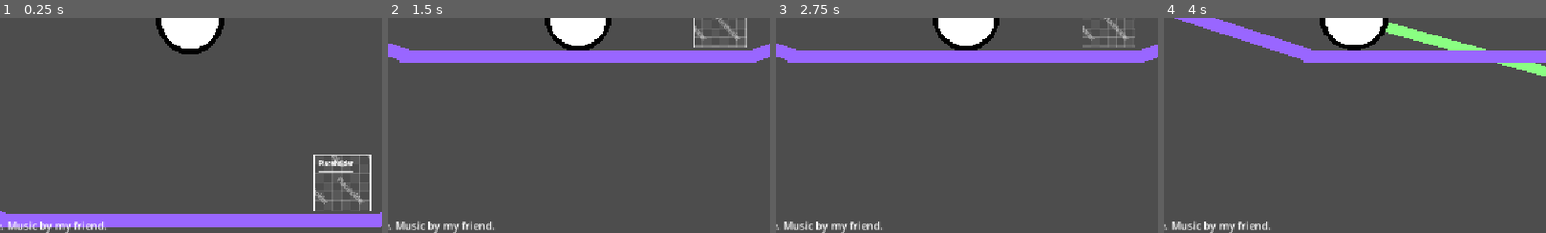
Above: before the commit, frames 1-4 (left to right).
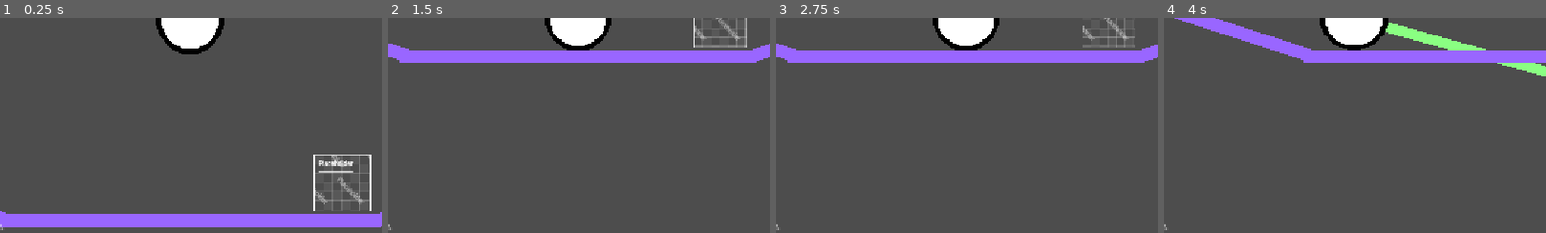
Above: after the commit, the same moments.

Repository: theeggswork/Goofball-Golfers
Game: Godot game, scene res://Levels/Testmap.tscn
Same seed, same stepped clock (60 frames per second), same inputs: the game is played once before the commit and once after it. Before the commit the project starts from res://Tscn/Testmap.tscn.
Inputs (mouse positions are % of the whole screen's width and height, from its top left):
- Up to frame 1 (0.25 s): no input
- Up to frame 2 (1.5 s): move the mouse to (72, 45) at 0.52 s; press the mouse at (72, 45) at 0.53 s; move the mouse to (30, 55) at 1.27 s; release the mouse at (30, 55) at 1.28 s; hold Space (SlamDown) from 1.28 s (still down); tap Z (activatefrenzy) at 1.35 s
- Up to frame 3 (2.75 s): move the mouse to (60, 28) at 2.02 s; release Space (SlamDown) at 2.03 s; press the mouse at (60, 28) at 2.03 s
- Up to frame 4 (4 s): tap Enter at 2.75 s; move the mouse to (45, 70) at 2.77 s; release the mouse at (45, 70) at 2.78 s; tap Z (activatefrenzy) at 2.85 s; move the mouse to (80, 65) at 3.52 s; press the mouse at (80, 65) at 3.53 s; hold Space (SlamDown) from 3.53 s (still down)
The pictures show only the part of the screen within x 25-75%, y 50-100%; the shares and areas given below are measured in that part.

The runs differ from the first frame. In frame 1, 0.6% of the frame differs, in the area x 2-28%, y 94-100%; in frame 2, 0.6%; in frame 3, 0.6%; in frame 4, 0.6%.

Commit message:
scrollthing.exe

Diff:
--- a/Tscn/Testmap.tscn
+++ b/Levels/Testmap.tscn
@@ -4,6 +4,7 @@
 [ext_resource type="PackedScene" uid="uid://cefcleb22ylx6" path="res://Tscn/PlaceholderObject.tscn" id="2_yc6sp"]
 [ext_resource type="PackedScene" uid="uid://cxrbn0ge4ms6h" path="res://Tscn/WinCondition.tscn" id="3_4pc0y"]
 [ext_resource type="PackedScene" uid="uid://drv416k5abko7" path="res://Tscn/HUD.tscn" id="4_wtpe1"]
+[ext_resource type="PackedScene" uid="uid://dkh2kknuu37u" path="res://Tscn/Level_Completed.tscn" id="5_h0lgg"]
 
 [node name="Testmap" type="Node2D" unique_id=581708526]
 
@@ -43,3 +44,6 @@
 position = Vector2(269, 320)
 
 [node name="HUD" parent="." unique_id=2069383963 instance=ExtResource("4_wtpe1")]
+
+[node name="Level_Completed" parent="." unique_id=625890091 instance=ExtResource("5_h0lgg")]
+visible = false
--- a/Scripts/GolfScript.gd
+++ b/Scripts/GolfScript.gd
@@ -1,7 +1,10 @@
 extends RigidBody2D
+# now for a lot of variable init which looks VERY VERY VERY confusing
 @onready var cam = $Camera2D
 @onready var line = get_tree().current_scene.get_node("Player/Line2D")
 @onready var wincond = get_tree().current_scene.get_node("WinCondition")
+@onready var lvlcompleted = get_tree().current_scene.get_node("Level_Completed")
+@onready var lvlcompletedcontrol = get_tree().current_scene.get_node("Level_Completed/Control")
 @onready var winaudio = $WinAudio
 @onready var bgmusic = $BackgroundMusic
 var mat = PhysicsMaterial.new()
@@ -16,6 +19,7 @@
 var timetaken = 0
 # Called when the node enters the scene tree for the first time.
 func _ready() -> void:
+	lvlcompleted.hide()
 	add_to_group("Player")
 	mat.bounce = 0.3
 	mat.friction = 0
@@ -85,6 +89,7 @@
 	line.add_point(line.to_local(start_pos))
 	line.add_point(line.to_local(end_pos))
 func flag_reached():
+	cam.zoom = Vector2(1,1)
 	var tween = create_tween()
 	gamefunc_enabled = false
 	scale = Vector2.ONE
@@ -95,3 +100,5 @@
 	tween = create_tween()
 	tween.tween_property(self, "modulate:a", 0.0, 1.0)
 	winaudio.play()
+	lvlcompleted.show()
+	lvlcompletedcontrol.flag_reached()
--- /dev/null
+++ b/Scripts/LevelCompleted.gd
@@ -0,0 +1,29 @@
+extends Control
+@onready var player = get_tree().current_scene.get_node("Player")
+@onready var hud = get_tree().current_scene.get_node("HUD")
+var setup = Setup.new()
+# Called when the node enters the scene tree for the first time.
+func _ready() -> void:
+	pass # Replace with function body.
+
+
+# Called every frame. 'delta' is the elapsed time since the previous frame.
+func _process(delta: float) -> void:
+	pass
+
+func flag_reached():
+	hud.hide()
+	position.x = 0
+	position.y = -300
+	var tween = create_tween()
+	tween.tween_property(self, "position", Vector2(0, 0), 2)\
+	.set_trans(Tween.TRANS_BOUNCE)\
+	.set_ease(Tween.EASE_OUT)
+
+
+func _on_next_level_button_up() -> void:
+	if setup.LevelPointer + 1 < setup.LevelList.size():
+		setup.LevelPointer += 1
+	else:
+		setup.LevelPointer = 0
+	get_tree().change_scene_to_file(setup.LevelList[setup.LevelPointer])
--- /dev/null
+++ b/Scripts/Scroll.gdshader
@@ -0,0 +1,16 @@
+shader_type canvas_item;
+
+void vertex() {
+	UV.x += TIME / 10.0;
+	UV.y += TIME / 10.0;
+}
+
+void fragment() {
+	COLOR = texture(TEXTURE, UV);
+	COLOR.a = 0.5;
+}
+
+//void light() {
+//	// Called for every pixel for every light affecting the CanvasItem.
+//	// Uncomment to replace the default light processing function with this one.
+//}
--- /dev/null
+++ b/Scripts/Setup.gd
@@ -0,0 +1,15 @@
+extends RefCounted
+class_name Setup
+var LevelList = [
+	"res://Levels/Testmap.tscn"
+]
+var LevelPointer = 0
+
+# Called when the node enters the scene tree for the first time.
+func _ready() -> void:
+	pass # Replace with function body.
+
+
+# Called every frame. 'delta' is the elapsed time since the previous frame.
+func _process(delta: float) -> void:
+	pass
--- a/Tscn/HUD.tscn
+++ b/Tscn/HUD.tscn
@@ -42,4 +42,4 @@
 offset_top = 625.0
 offset_right = 296.0
 offset_bottom = 648.0
-text = "Demo Build 6626 -- Subject To Change. Music by my friend."
+text = "Demo Build 6626 -- Subject To Change."
--- /dev/null
+++ b/Tscn/Level_Completed.tscn
@@ -0,0 +1,52 @@
+[gd_scene format=3 uid="uid://dkh2kknuu37u"]
+
+[ext_resource type="Texture2D" uid="uid://d2o1xgi6k3r7i" path="res://Assets/Placeholder_.png" id="1_68fv8"]
+[ext_resource type="Script" uid="uid://dfest81t2asm3" path="res://Scripts/LevelCompleted.gd" id="1_f6yw7"]
+[ext_resource type="Shader" uid="uid://bwpb7vt5yciq0" path="res://Scripts/Scroll.gdshader" id="1_ubife"]
+
+[sub_resource type="ShaderMaterial" id="ShaderMaterial_f6yw7"]
+shader = ExtResource("1_ubife")
+
+[node name="Level_Completed" type="CanvasLayer" unique_id=625890091]
+
+[node name="Control" type="Control" parent="." unique_id=1466625964]
+layout_mode = 3
+anchors_preset = 0
+offset_right = 40.0
+offset_bottom = 40.0
+script = ExtResource("1_f6yw7")
+
+[node name="TextureRect" type="TextureRect" parent="Control" unique_id=795813078]
+texture_filter = 1
+texture_repeat = 2
+material = SubResource("ShaderMaterial_f6yw7")
+layout_mode = 1
+anchors_preset = 15
+anchor_right = 1.0
+anchor_bottom = 1.0
+grow_horizontal = 2
+grow_vertical = 2
+scale = Vector2(29, 16.2)
+texture = ExtResource("1_68fv8")
+expand_mode = 1
+
+[node name="LevelCompleted" type="Label" parent="Control" unique_id=1348478756]
+layout_mode = 0
+offset_left = 10.0
+offset_top = 10.0
+offset_right = 342.0
+offset_bottom = 65.0
+theme_override_font_sizes/font_size = 40
+text = "Level Completed!"
+
+[node name="NextLevel" type="Button" parent="Control" unique_id=782284555]
+custom_minimum_size = Vector2(300, 30)
+layout_mode = 0
+offset_left = 17.0
+offset_top = 79.0
+offset_right = 317.0
+offset_bottom = 109.0
+theme_override_font_sizes/font_size = 25
+text = "Next Level"
+
+[connection signal="button_up" from="Control/NextLevel" to="Control" method="_on_next_level_button_up"]
--- a/Tscn/Player.tscn
+++ b/Tscn/Player.tscn
@@ -2,8 +2,8 @@
 
 [ext_resource type="Script" uid="uid://ccgdie0mgw8wf" path="res://Scripts/GolfScript.gd" id="1_kpjcp"]
 [ext_resource type="Texture2D" uid="uid://d0eldqsqariep" path="res://Assets/Ball.png" id="1_xhfnw"]
-[ext_resource type="AudioStream" uid="uid://cub0lydn7fbnx" path="res://Assets/Tada.wav" id="3_kudba"]
-[ext_resource type="AudioStream" uid="uid://hu7chinq4c6r" path="res://Assets/golf.mp3" id="4_s726c"]
+[ext_resource type="AudioStream" uid="uid://cub0lydn7fbnx" path="res://Assets/Music/Tada.wav" id="3_kudba"]
+[ext_resource type="AudioStream" uid="uid://hu7chinq4c6r" path="res://Assets/Music/golf.mp3" id="4_s726c"]
 
 [sub_resource type="PhysicsMaterial" id="PhysicsMaterial_kpjcp"]
 
--- a/project.godot
+++ b/project.godot
@@ -19,7 +19,6 @@
 [display]
 
 window/stretch/mode="canvas_items"
-window/stretch/aspect="expand"
 
 [input]
 
Not shown, changed: Assets/Music/Tada.wav.import
Not shown, added: Assets/Music/golf.mp3.import
Not shown, changed: Assets/Music/songthatneverplays.wav.import
Not shown, removed: Assets/golf.mp3.import
Not shown, added: Scripts/LevelCompleted.gd.uid
Not shown, added: Scripts/Scroll.gdshader.uid
Not shown, added: Scripts/Setup.gd.uid
Not shown, added: Assets/Music/Tada.wav
Not shown, added: Assets/Music/golf.mp3
Not shown, added: Assets/Music/songthatneverplays.wav
